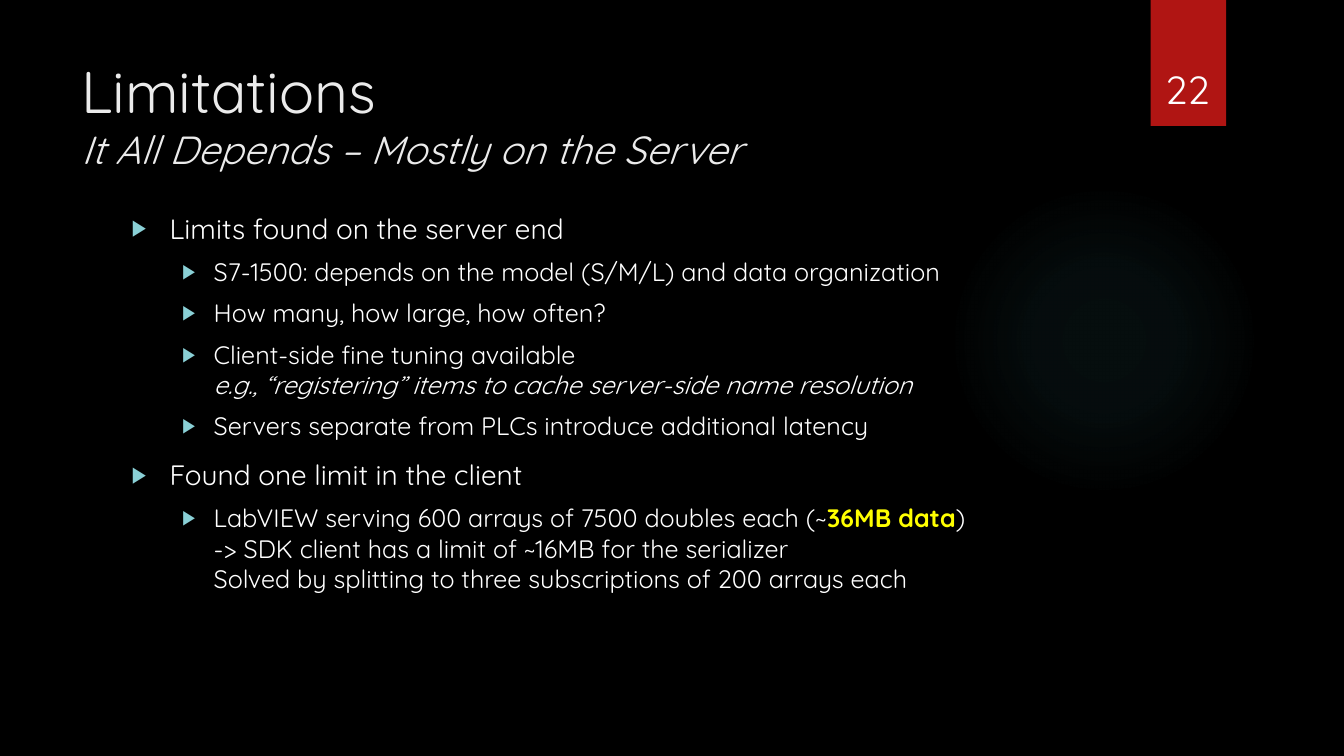
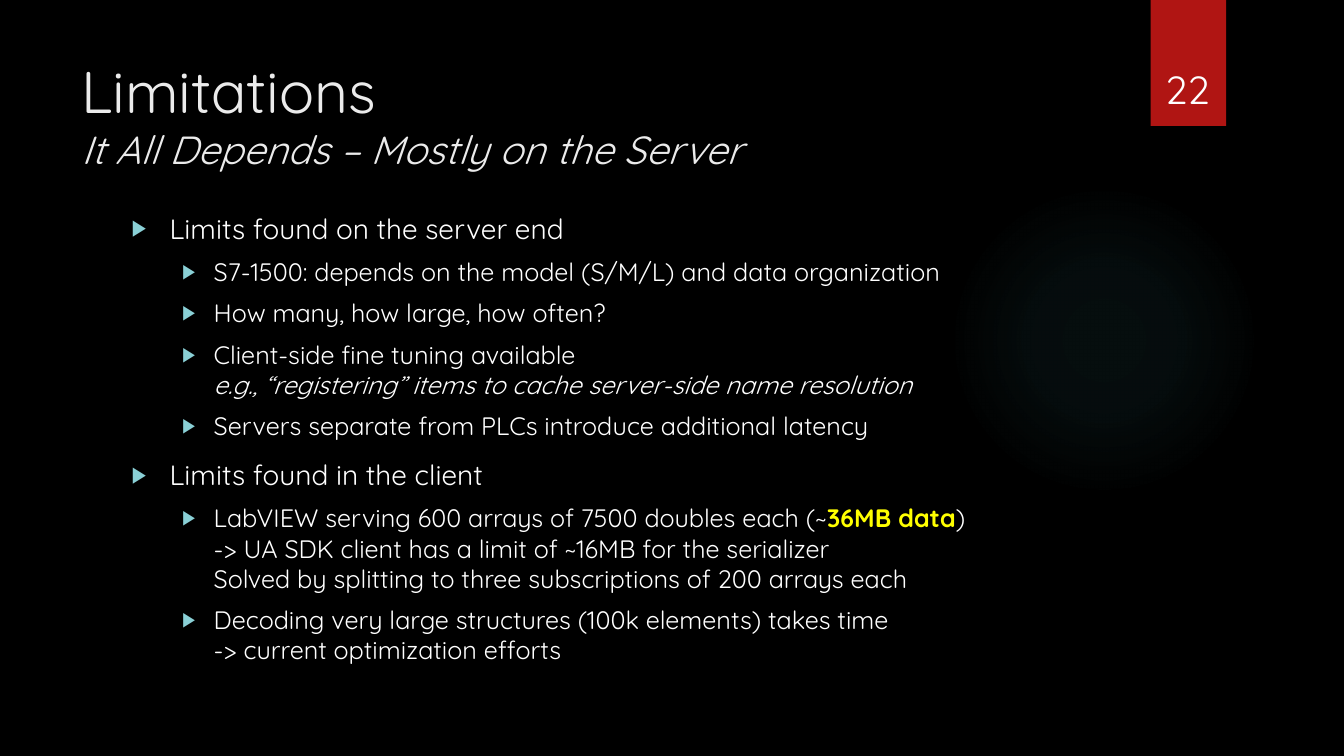
Before and after one commit to epics-training/opcua-support, a slide deck: slide 22 of presentations/OPC UA Device Support.pptx. Drawn at 1344x756 pixels with LibreOffice and Linux fonts; fonts in the diff are those of the drawing; background and template pictures are left out. Boxes give left, top, right and bottom in pixels: in the first picture for what was removed or moved away, otherwise in the second. Text is boxed around its words. In the diff, an @@ line names an element or a change of style, - is before the commit and + after.

```diff
--- a/presentations/OPC UA Device Support.pptx
+++ b/presentations/OPC UA Device Support.pptx
@@ text at <box>170,464,965,664</box>: text changed @@
-▶ Found one limit in the client
-  ▶ LabVIEW serving 600 arrays of 7500 doubles each (~36MB data)
-    -> SDK client has a limit of ~16MB for the serializer
-    Solved by splitting to three subscriptions of 200 arrays each
+▶ Limits found in the client
+  ▶ LabVIEW serving 600 arrays of 7500 doubles each (~36MB data)
+    -> UA SDK client has a limit of ~16MB for the serializer
+    Solved by splitting to three subscriptions of 200 arrays each
+  ▶ Decoding very large structures (100k elements) takes time
+    -> current optimization efforts
```
Also in this commit, not shown: 11 other slides changed, 1 other file.
